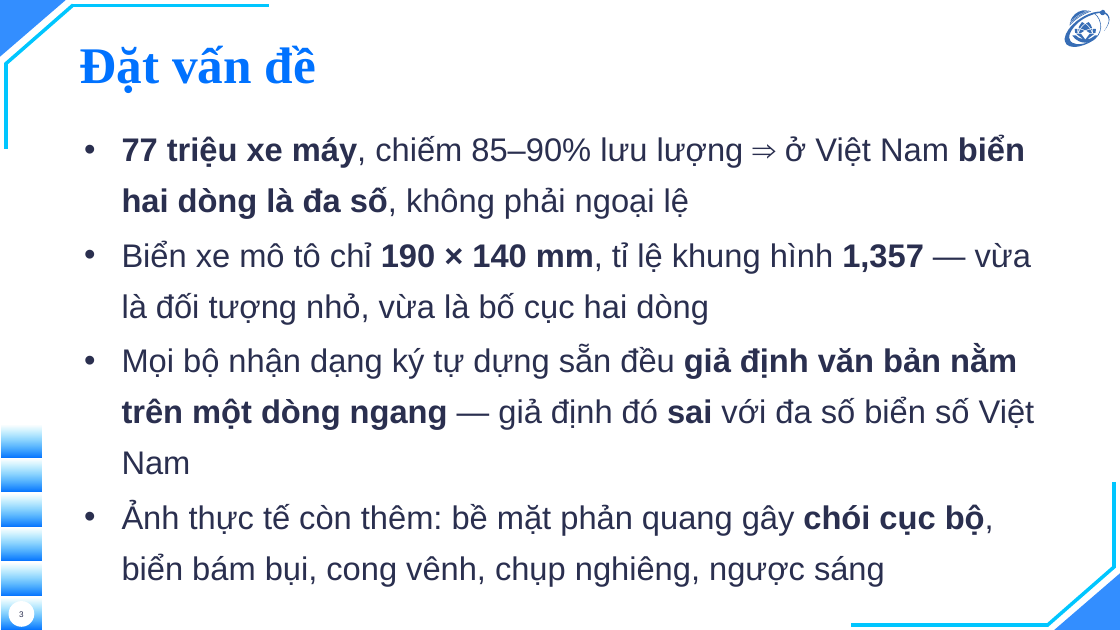
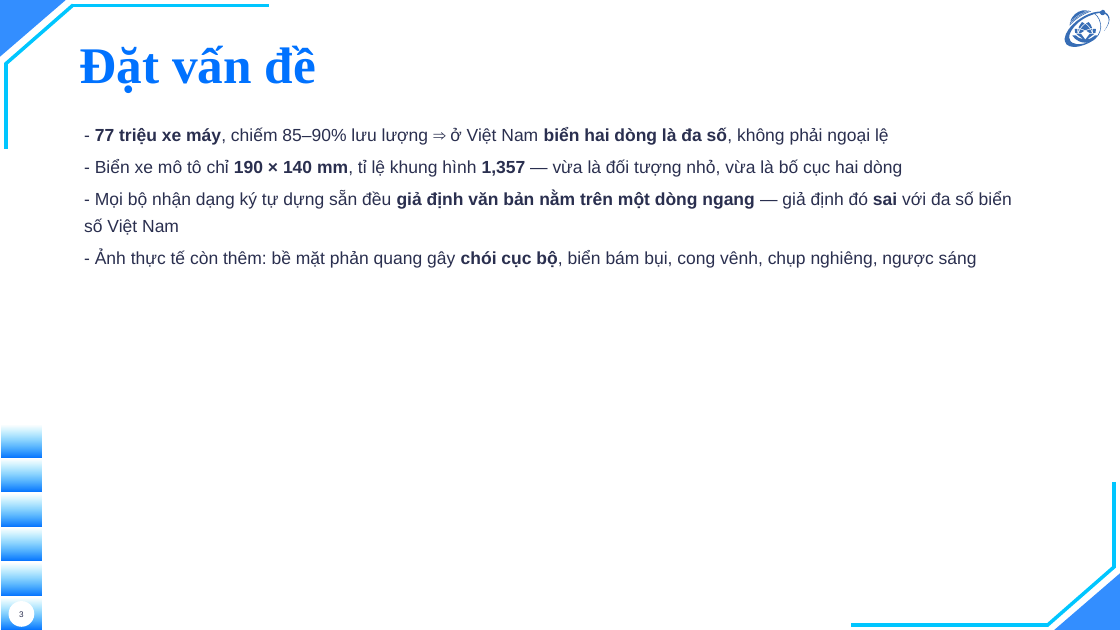
Before and after one commit to hieunguyen2604/alpr-do-an-mon-hoc, a slide deck: slide 3 of nop/02-slide-mon-hoc.pptx. Drawn at 1120x630 pixels with LibreOffice and Linux fonts; fonts in the diff are those of the drawing; background and template pictures are left out. Boxes give left, top, right and bottom in pixels: in the first picture for what was removed or moved away, otherwise in the second. Text is boxed around its words. In the diff, an @@ line names an element or a change of style, - is before the commit and + after.

```diff
--- a/nop/02-slide-mon-hoc.pptx
+++ b/nop/02-slide-mon-hoc.pptx
@@ text at (x1=84, y1=127, x2=1012, y2=268): text changed; size 28 to 15 pt @@
-• 77 triệu xe máy, chiếm 85–90% lưu lượng ⇒ ở Việt Nam biển hai dòng là đa số, không phải ngoại lệ
-• Biển xe mô tô chỉ 190 × 140 mm, tỉ lệ khung hình 1,357 — vừa là đối tượng nhỏ, vừa là bố cục hai dòng
-• Mọi bộ nhận dạng ký tự dựng sẵn đều giả định văn bản nằm trên một dòng ngang — giả định đó sai với đa số biển số Việt Nam
-• Ảnh thực tế còn thêm: bề mặt phản quang gây chói cục bộ, biển bám bụi, cong vênh, chụp nghiêng, ngược sáng
+- 77 triệu xe máy, chiếm 85–90% lưu lượng ⇒ ở Việt Nam biển hai dòng là đa số, không phải ngoại lệ
+- Biển xe mô tô chỉ 190 × 140 mm, tỉ lệ khung hình 1,357 — vừa là đối tượng nhỏ, vừa là bố cục hai dòng
+- Mọi bộ nhận dạng ký tự dựng sẵn đều giả định văn bản nằm trên một dòng ngang — giả định đó sai với đa số biển số Việt Nam
+- Ảnh thực tế còn thêm: bề mặt phản quang gây chói cục bộ, biển bám bụi, cong vênh, chụp nghiêng, ngược sáng
```
Also in this commit, not shown: 7 other slides changed, 3 other files.
